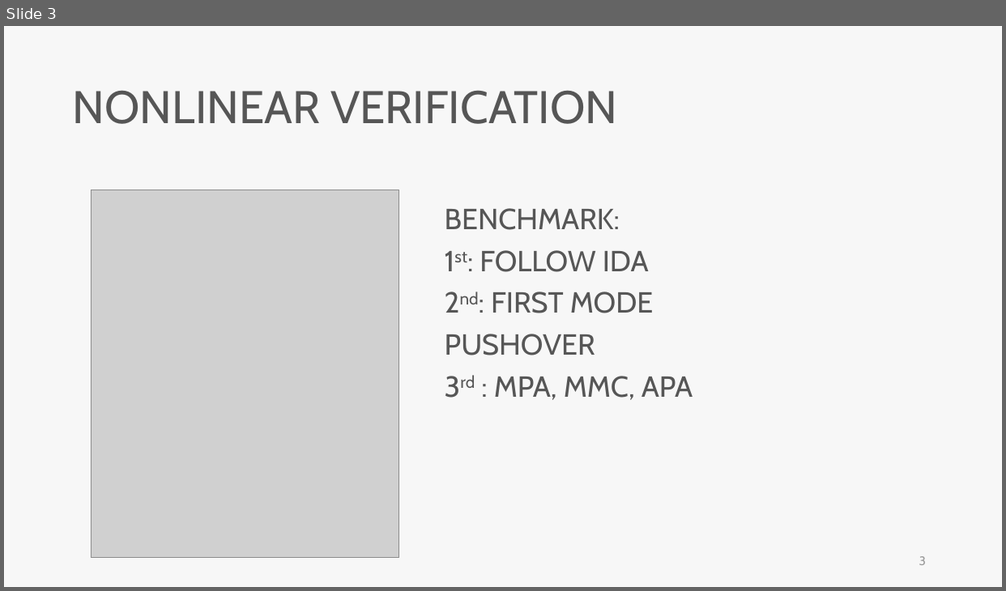
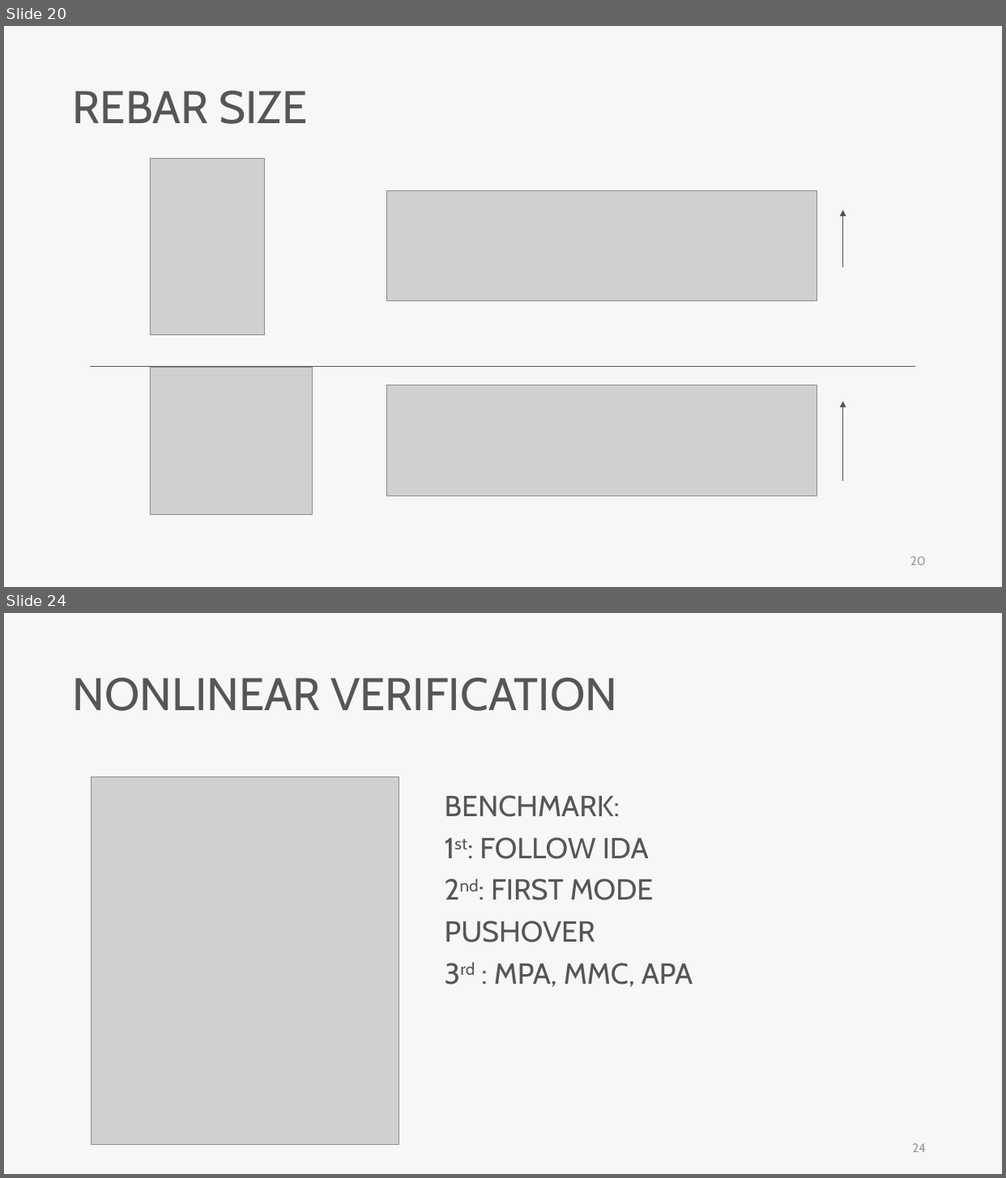
Before and after one commit to skyran1278/VbaProject, a slide deck: 20180126_SmartCut/Meeting/20181221 Meeting/20181221 Meeting.pptx. Shown one above the other, each under a label of ours: slide 3 before the commit, slides 20 and 24 after it; the slides between them are not shown. The pictures are 1006x591 and 1006x1178 pixels, drawn with LibreOffice and Linux fonts; fonts in the diff are those of the drawing; grey boxes stand for pictures. Boxes give left, top, right and bottom in pixels: in the first picture for what was removed or moved away, otherwise in the second. Text is boxed around its words. In the diff, an @@ line names an element or a change of style, - is before the commit and + after.

```diff
--- a/20180126_SmartCut/Meeting/20181221 Meeting/20181221 Meeting.pptx
+++ b/20180126_SmartCut/Meeting/20181221 Meeting/20181221 Meeting.pptx
@@ slide 20 added at <box>4,26,1002,587</box>, background #F7F7F7 @@
@@ text added at <box>73,90,308,124</box>, 44 pt, text #565656 @@
+REBAR SIZE
@@ picture added at <box>150,159,264,335</box> @@
@@ picture added at <box>387,190,817,301</box> @@
@@ arrow added from (843, 267) to (843, 210), #565656 0.5 pt @@
@@ line added from (90, 367) to (916, 367), #565656 0.5 pt @@
@@ picture added at <box>150,367,313,515</box> @@
@@ picture added at <box>387,386,817,497</box> @@
@@ arrow added from (843, 481) to (843, 401), #565656 0.5 pt @@
@@ page number added at <box>910,557,926,565</box>, 12 pt, text #9A9A9A @@
+20
@@ what was slide 3 is now slide 24 @@
@@ page number at <box>912,1144,926,1152</box>: text changed @@
-3
+24
```
Also in this commit, not shown: 1 slide changed, 20 other slides added.
